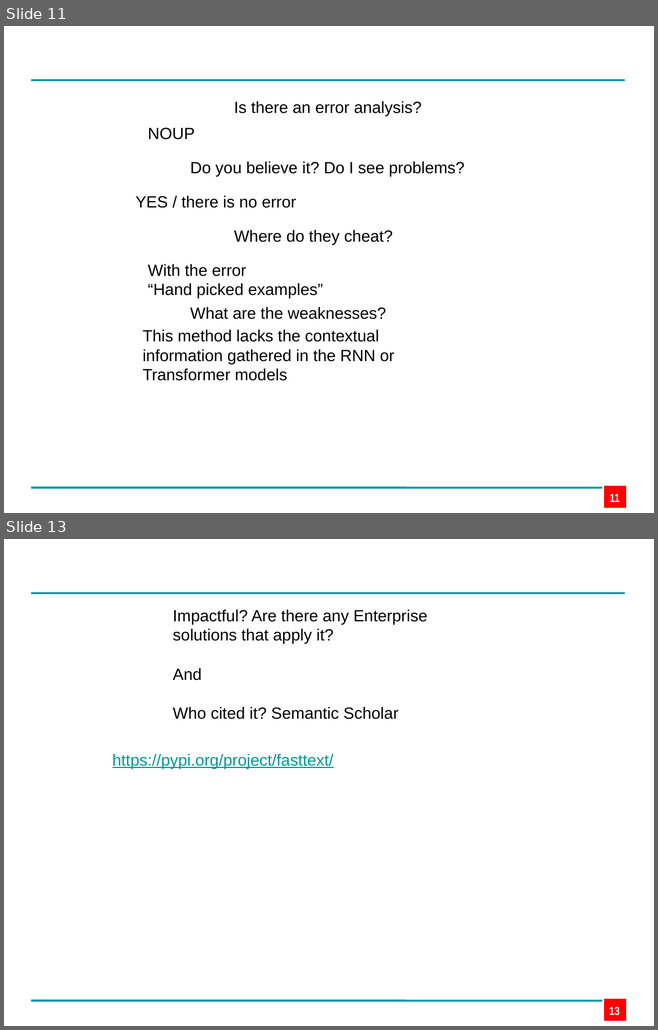
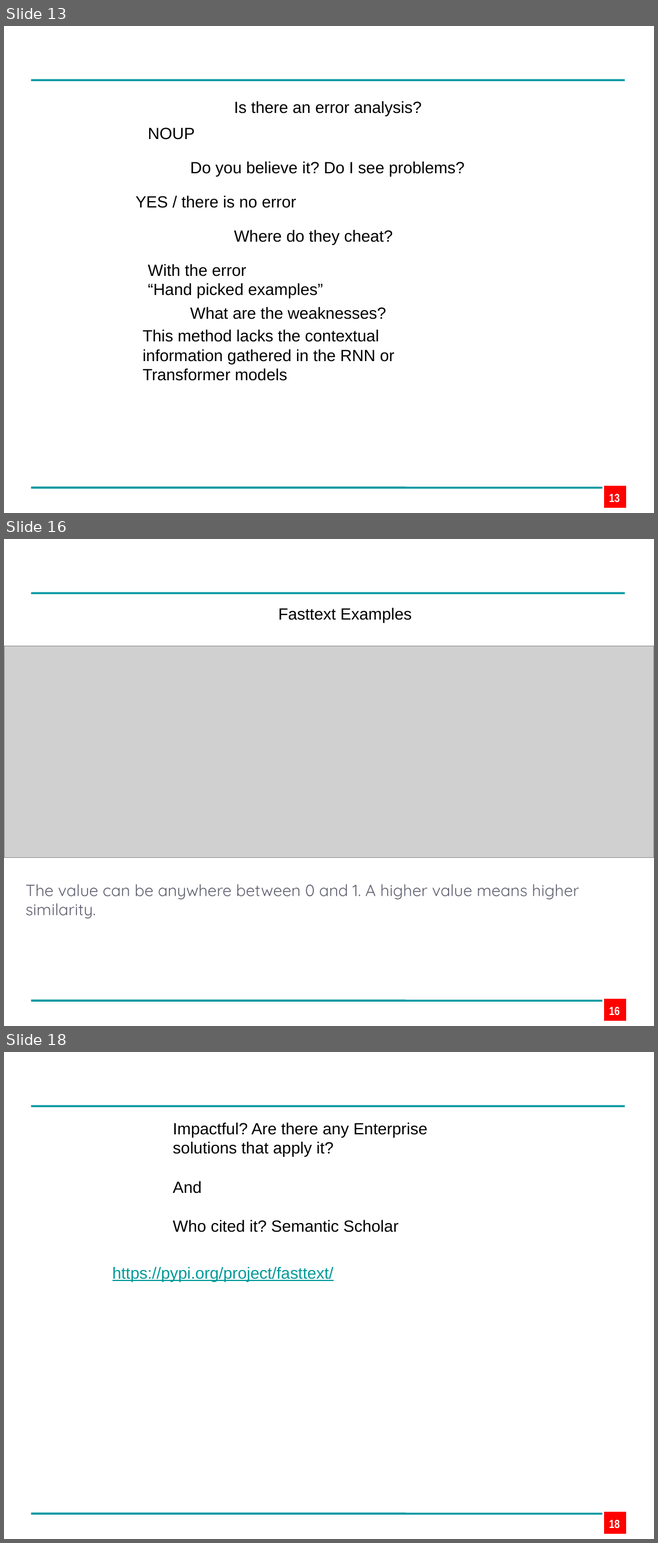
Before and after one commit to edpape007/NLP, a slide deck: Presentation_Subword.pptx. Shown one above the other, each under a label of ours: slides 11 and 13 before the commit, slides 13, 16 and 18 after it; the slides between them are not shown. The pictures are 658x1030 and 658x1543 pixels, drawn with LibreOffice and Linux fonts; fonts in the diff are those of the drawing; grey boxes stand for pictures; background and template pictures are left out. Boxes give left, top, right and bottom in pixels: in the first picture for what was removed or moved away, otherwise in the second. Text is boxed around its words. In the diff, an @@ line names an element or a change of style, - is before the commit and + after.

Commit message:
examples for nlp

```diff
--- a/Presentation_Subword.pptx
+++ b/Presentation_Subword.pptx
@@ slide 16 added at (4,539,654,1026), background #FFFFFF; not listed: 3 template elements that a slide beside it also shows @@
@@ text added at (278,607,412,623), 18 pt, text #000000 @@
+Fasttext Examples
@@ picture added at (4,646,654,857) @@
@@ text added at (25,884,579,900), 18 pt, text #5F5F6F @@
+The value can be anywhere between 0 and 1. A higher value means higher similarity.
@@ page number added at (609,1007,619,1016), 13 pt, text #FFFFFF, bold @@
+16
@@ what was slide 11 is now slide 13 @@
@@ page number at (609,494,619,503): text changed @@
-11
+13
@@ what was slide 13 is now slide 18 @@
@@ page number at (609,1520,619,1529): text changed @@
-13
+18
```
Also in this commit, not shown: 1 slide changed, 7 other slides added, 3 slides removed, 55 other files.
